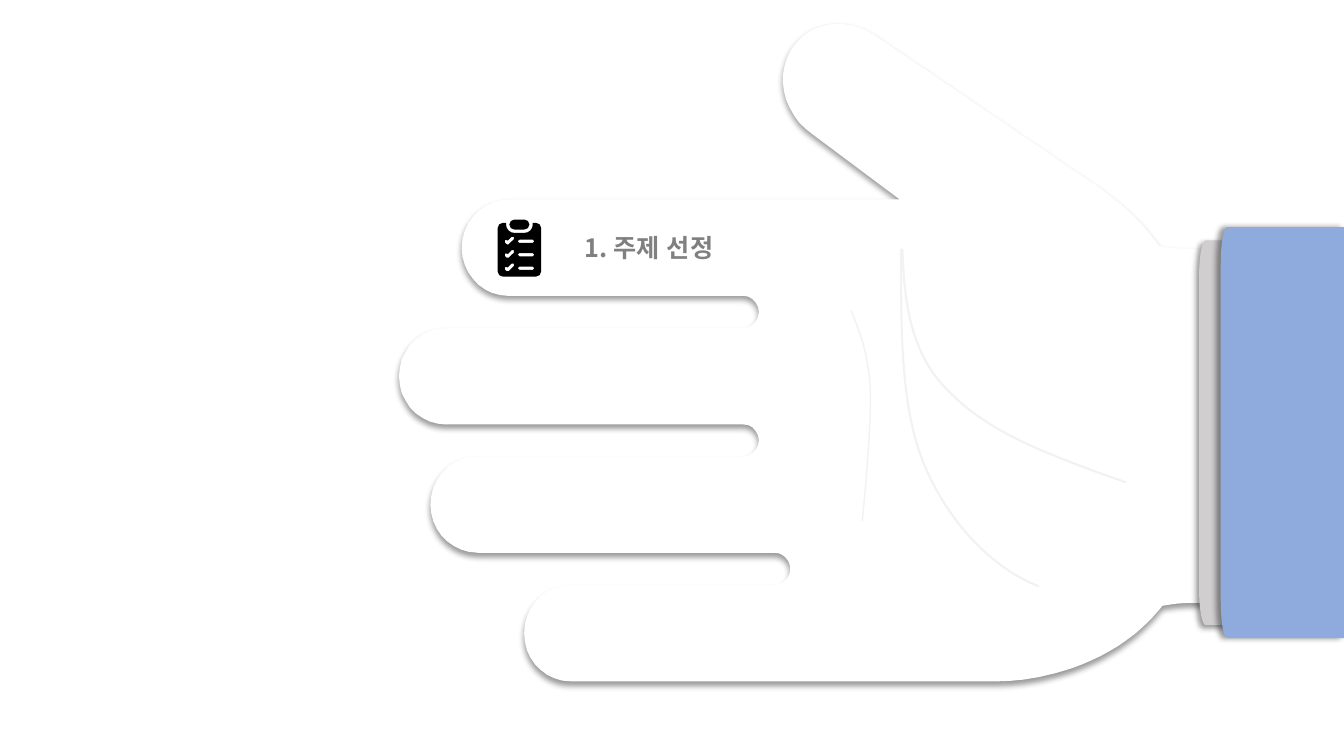
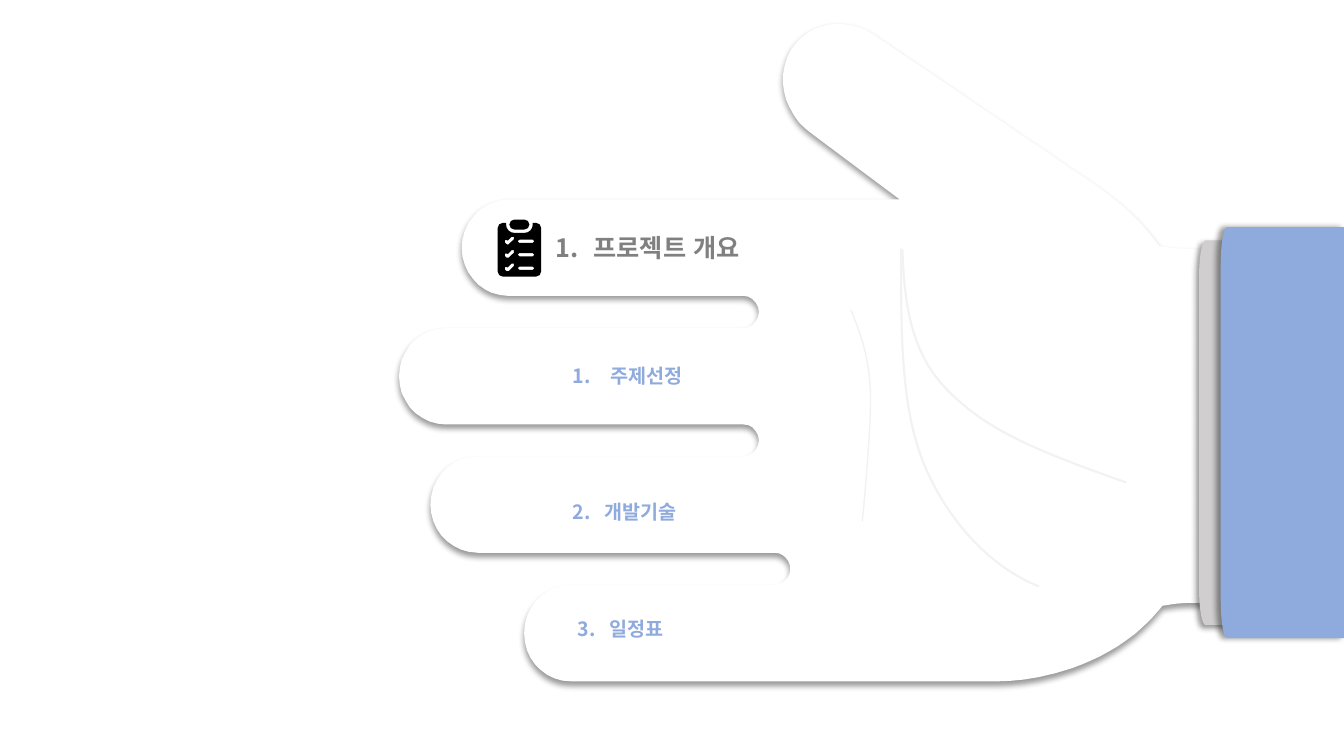
Before and after one commit to juhyeonjong2/EzenCompany, a slide deck: slide 3 of Documents/8. 발표/1. 중간발표/중간발표.pptx. Drawn at 1344x756 pixels with LibreOffice and Linux fonts; fonts in the diff are those of the drawing. Boxes give left, top, right and bottom in pixels: in the first picture for what was removed or moved away, otherwise in the second. Text is boxed around its words. In the diff, an @@ line names an element or a change of style, - is before the commit and + after.

```diff
--- a/Documents/8. 발표/1. 중간발표/중간발표.pptx
+++ b/Documents/8. 발표/1. 중간발표/중간발표.pptx
@@ text added at <box>594,236,739,259</box>, 18 pt, text #808080, bold @@
+1. 프로젝트 개요
@@ text at <box>610,366,682,385</box>: text changed; size 18 to 14 pt; text colour #808080 to #8FAADC @@
-1. 주제 선정
+1. 주제선정
@@ text added at <box>573,502,676,521</box>, 14 pt, text #8FAADC, bold @@
+2. 개발기술
@@ text added at <box>578,619,663,638</box>, 14 pt, text #8FAADC, bold @@
+3. 일정표
```
Also in this commit, not shown: 8 other slides changed, 5 slides added.
